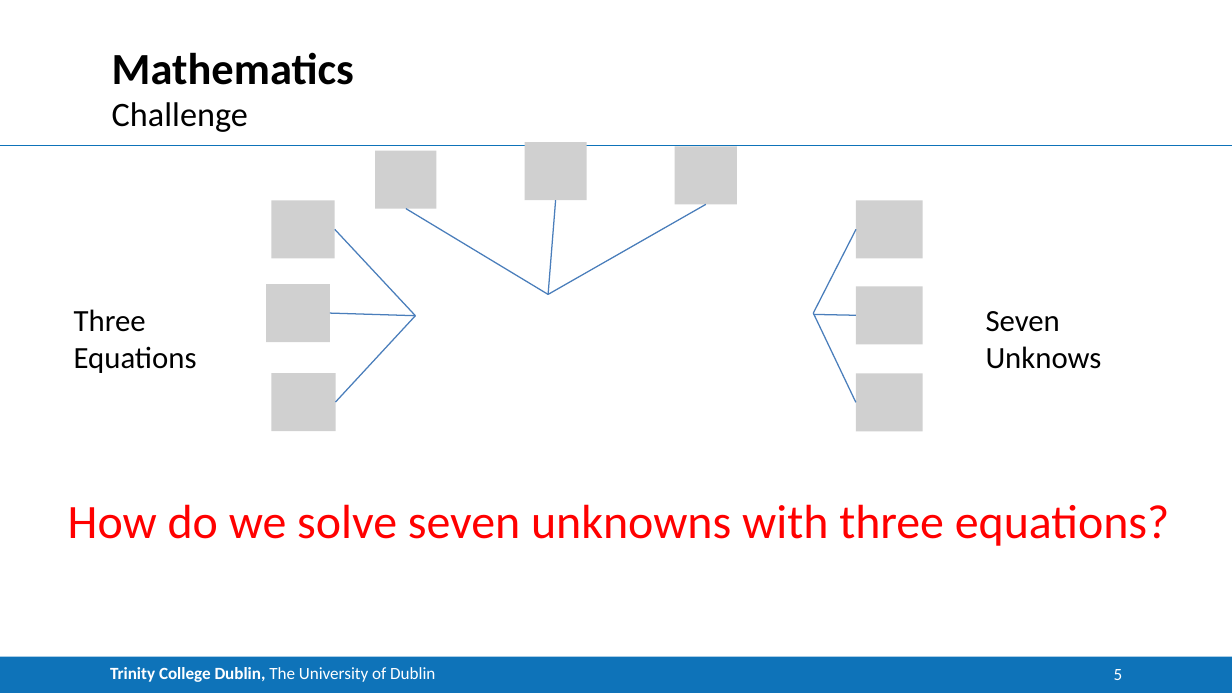
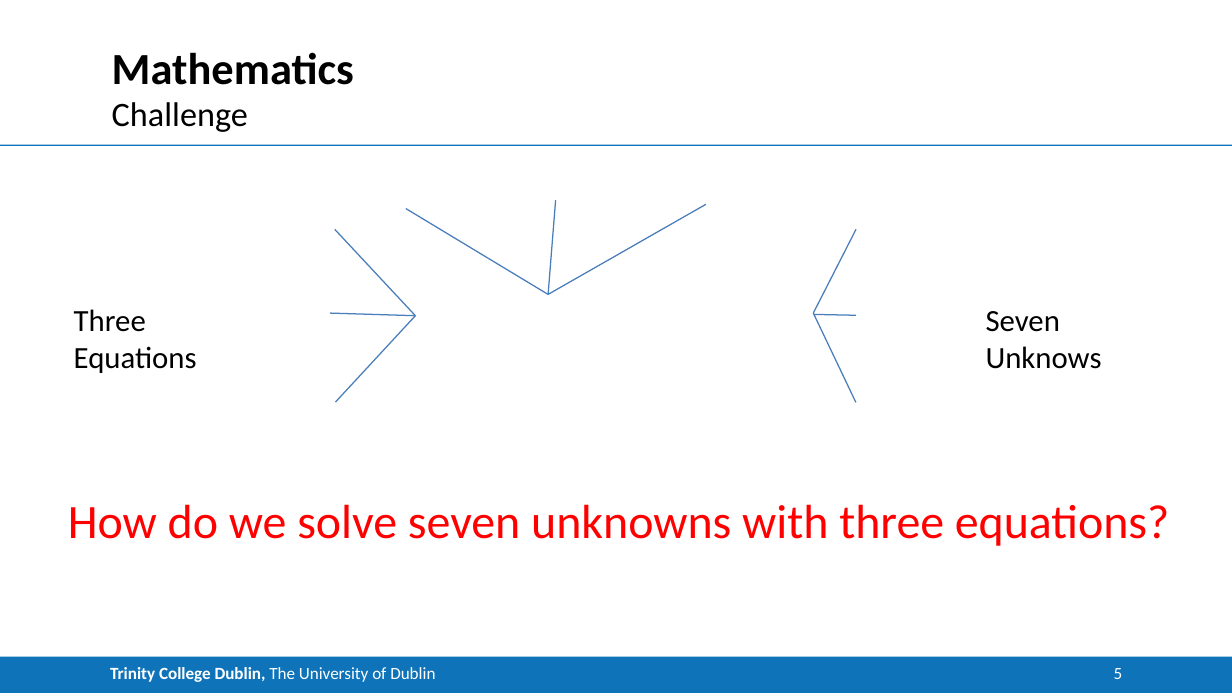
Before and after one commit to CNStanLee/CM_Matting, a slide deck: slide 5 of 002Matlab Project/Project.pptx. Drawn at 1232x693 pixels with LibreOffice and Linux fonts; fonts in the diff are those of the drawing; grey boxes stand for pictures. Boxes give left, top, right and bottom in pixels: in the first picture for what was removed or moved away, otherwise in the second. Text is boxed around its words. In the diff, an @@ line names an element or a change of style, - is before the commit and + after.

Commit message:
update slides

```diff
--- a/002Matlab Project/Project.pptx
+++ b/002Matlab Project/Project.pptx
@@ picture removed at (525,142,586,200) @@
@@ picture removed at (675,147,738,205) @@
@@ picture removed at (375,150,436,208) @@
@@ picture removed at (271,201,334,259) @@
@@ line (405, 208) - (548, 294): stroke #4B7EBC 0.75 pt to #4A7EBB 0.75 pt @@
@@ line (556, 200) - (548, 294): stroke #4B7EBC 0.75 pt to #4A7EBB 0.75 pt @@
@@ line (706, 205) - (548, 294): stroke #4B7EBC 0.75 pt to #4A7EBB 0.75 pt @@
@@ picture removed at (856,201,923,259) @@
@@ line (335, 229) - (415, 315): stroke #4B7EBC 0.75 pt to #4A7EBB 0.75 pt @@
@@ line (856, 229) - (813, 313): stroke #4B7EBC 0.75 pt to #4A7EBB 0.75 pt @@
@@ picture removed at (266,285,330,342) @@
@@ picture removed at (856,286,923,344) @@
@@ line (330, 313) - (415, 315): stroke #4B7EBC 0.75 pt to #4A7EBB 0.75 pt @@
@@ line (335, 402) - (415, 315): stroke #4B7EBC 0.75 pt to #4A7EBB 0.75 pt @@
@@ line (813, 314) - (856, 315): stroke #4B7EBC 0.75 pt to #4A7EBB 0.75 pt @@
@@ line (813, 313) - (856, 403): stroke #4B7EBC 0.75 pt to #4A7EBB 0.75 pt @@
@@ picture removed at (271,373,335,431) @@
@@ picture removed at (856,373,923,431) @@
```
Also in this commit, not shown: 6 other slides changed, 7 slides added, 4 slides removed.
